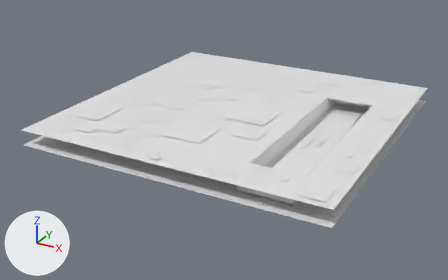
Two versions of the FBX model Reference/Resources/Mesh/Animation/Map/C_water1_01.fbx, one commit apart.
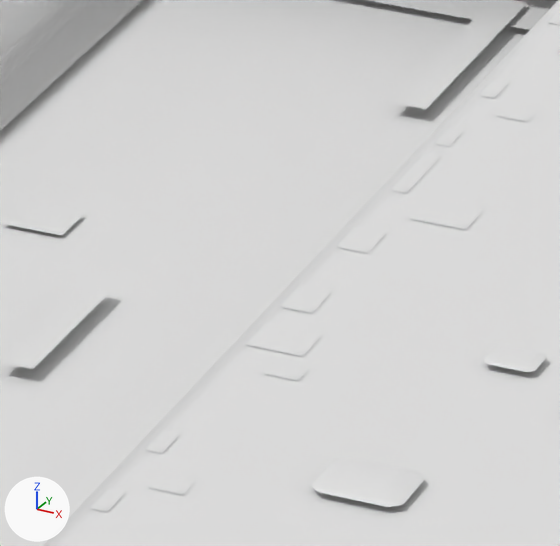
The first picture shows the older version from a 50 mm lens placed at (0.443, -0.866, 0.364), pointed at (-0.018, -0.028, -0.055). The close-ups show both versions on the part from 71% to 81% of the width and 41% to 58% of the height of that picture; other places that the commit changed are outside them. Lighting does not change. The marker at lower left points along +X, +Y and +Z. Materials are left out; every surface is plain grey. Where no turn or scale is listed for an object, it has been applied to the vertices.

The first close-up shows 'L1 1', 'ground', 'line4', 'line5'.
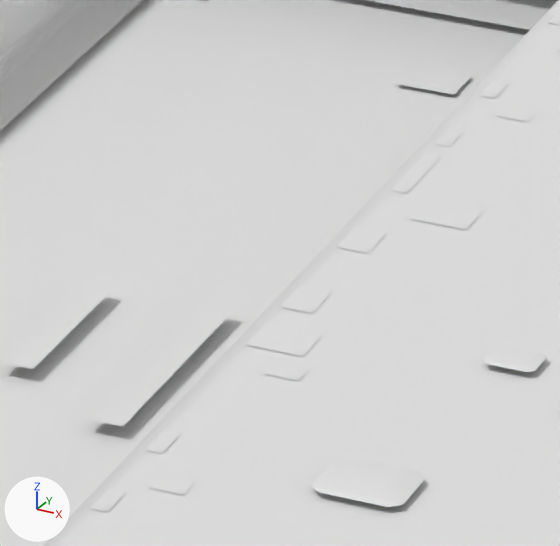
Boxes [x1, y1, x2, y2] around the edits, measured in the close-ups (560 x 546 px):
'line4', moved, rescaled: before [393, 0, 527, 109]; after [87, 302, 235, 427]
'L1 1', moved (not visible afterwards): before [4, 203, 84, 236]
'L1', moved (not visible before): after [396, 65, 472, 95]
'S1', moved (not visible before): after [396, 156, 410, 166]

Diff of the bpy script that builds the scene:
```diff
--- a/Reference/Resources/Mesh/Animation/Map/C_water1_01.fbx.py
+++ b/Reference/Resources/Mesh/Animation/Map/C_water1_01.fbx.py
@@ ob_l1 @@
 ob_l1 = bpy.data.objects.new('L1', me_l1)
-ob_l1.location = (0.1656, -0.1901, -0.0269)
+ob_l1.location = (0.1656, 0.0917, -0.0269)
@@ ob_l1_1 @@
 ob_l1_1 = bpy.data.objects.new('L1 1', me_l1_1)
-ob_l1_1.location = (0.1342, 0.0146, -0.0269)
+ob_l1_1.location = (0.1342, -0.1254, -0.0269)
@@ ob_line4 @@
 ob_line4.parent = ob_effect_river_line1
-ob_line4.location = (16.67, -2.531, -10.03)
-ob_line4.scale = (1.0, 1.0, 1.11)
+ob_line4.location = (16.67, -2.531, 2.764)
@@ ob_s1 @@
 ob_s1 = bpy.data.objects.new('S1', me_s1)
-ob_s1.location = (0.1477, -0.1974, -0.0369)
+ob_s1.location = (0.1477, 0.0844, -0.0269)
```
